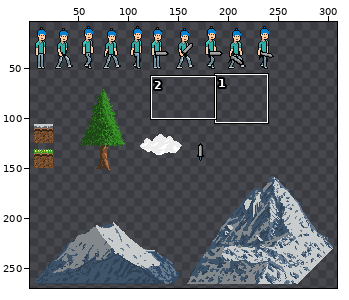
Two states of a sprite sheet, prima_endaufgabe_grether_benedikt/Assets/Sprite/allSprites.png. Above: a wide view before the commit, with the close-up outlined.
Close-up. Before the commit:
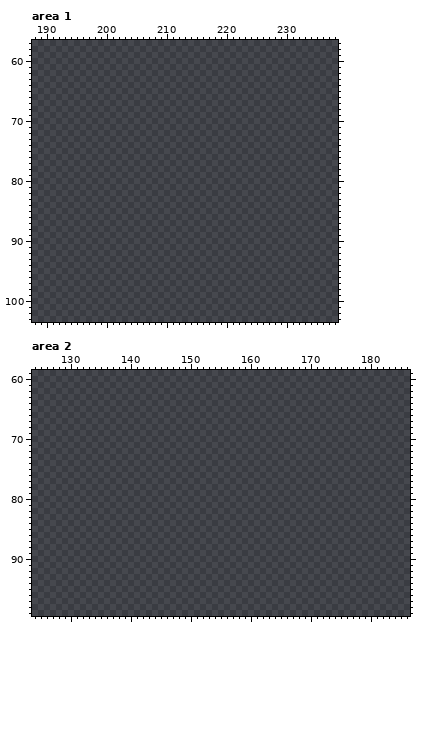
The file is 327x279 pixels. Pixels under 10% opacity are left out. Colours within 5 levels of each other are drawn and written as one. Shown: area 1: x 188..238, y 57..103; area 2: x 124..186, y 59..99. The wide view leaves out empty margins.
Palette (. is transparent): 
Pixels before, area 2 (only the part around the change), first column x 124:
 59 ...............................................................
 60 ...............................................................
 61 ...............................................................
 62 ...............................................................
 63 ...............................................................
 64 ...............................................................
 65 ...............................................................
 66 ...............................................................
 67 ...............................................................
 68 ...............................................................
 69 ...............................................................
 70 ...............................................................
 71 ...............................................................
 72 ...............................................................
 73 ...............................................................
 74 ...............................................................
 75 ...............................................................
 76 ...............................................................
 77 ...............................................................
 78 ...............................................................
 79 ...............................................................
 80 ...............................................................
 81 ...............................................................
 82 ...............................................................
 83 ...............................................................
 84 ...............................................................
 85 ...............................................................
 86 ...............................................................
 87 ...............................................................
 88 ...............................................................
 89 ...............................................................
 90 ...............................................................
 91 ...............................................................
 92 ...............................................................
 93 ...............................................................
 94 ...............................................................
 95 ...............................................................
 96 ...............................................................
 97 ...............................................................
 98 ...............................................................
 99 ...............................................................
And afterwards:
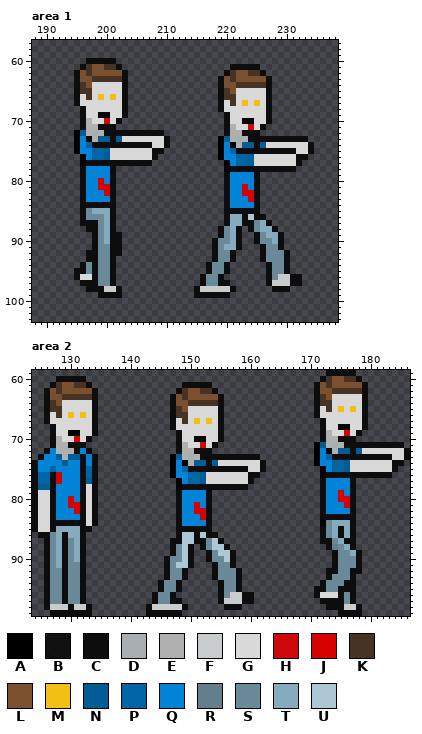
Colours new in this view: A #000000  B #0d0d0ded  C #0d0d0d  D #a9aeb2  E #b0b0b0  F #c8cccc  G #d9d9d9  H #ce070a  J #d60202  K #463323  L #7a502f  M #f2bf15  N #025d96  P #0065a5  Q #0184d7  R #637f8c  S #6b8a99  T #86abbe  U #aec7d4
Message: Add Zombie to Sprite , change zombie Velocity to 0.5
Change:
Changed rows in their new state; - is an unchanged pixel.
Area 1:
first column x 195:
 60 --CCCCC---------------------------------
 61 -CKLLKKC------------------CCCCC---------
 62 CLKLLLLLC----------------CKLLKKC--------
 63 CLLKKKKKC---------------CLKLLLLLC-------
 64 CKLGGGGGC---------------CLLKKKKKC-------
 65 CKKGGGGGC---------------CKLGGGGGC-------
 66 CGKGMGMGC---------------CKKGGGGGC-------
 67 CGGGGGGGC---------------CGKGMGMGC-------
 68 -CGGGGGGC---------------CGGGGGGGC-------
 69 -CGGAAGGC----------------CGGGGGGC-------
 70 -CEGGHGC-----------------CGGAAGGC-------
 71 -CEECCC------------------CEGGHGC--------
 72 ANEDECCCCCCCCCC----------CEECCC---------
 73 AQAENNCNGGGGGGGC--------ANEDECCCCCCCCCC-
 74 AQPCCCCCCCCCCGGC--------AQAENNCNGGGGGGGC
 75 AQQPPNGGGGGGGCC---------AQPCCCCCCCCCCGGC
 76 -AQPPNGGGGGGGC----------AQQPPNGGGGGGGCC-
 77 -ACCCCCCCCCCC------------AQPPNGGGGGGGC--
 78 -CQQQQC------------------ACCCCCCCCCCC---
 79 -CQQQQC------------------CQQQQC---------
 80 -CQQJQC------------------CQQQQC---------
 81 -CQQJJC------------------CQQJQC---------
 82 -CQQQJC------------------CQQJJC---------
 83 -CQQQQC------------------CQQQJC---------
 84 -CCCCCC------------------CQQQQC---------
 85 -CSTTTC------------------CCCCCC---------
 86 -CSSSTC------------------CTTCUCC--------
 87 -CCCSTC------------------CTTCCSTC-------
 88 --CCSTC-----------------CSTC-CSTTC------
 89 ---CSTCC----------------CSTC--CSTTC-----
 90 ---CSTCC---------------CSSTC--CSSTC-----
 91 ---CSSCC---------------CSTTC---CSSC-----
 92 --CCSSCC---------------CSSC----CSSSC----
 93 --CCSSC----------------CSSC----CSSSC----
 94 -CSCSSC---------------CSSC------CSSC----
 95 CCSCSSC---------------CSSC------CSSC----
 96 CGGCSSC--------------CSSC-------CSFFCC--
 97 -CCCSSC--------------CSSBC------CFFFCC--
 98 --CCCFFC------------CFFFFFC------CCC----
 99 ----CCCC------------CCCCCC--------------
Area 2:
first column x 124:
 59 -------------------------------------------------CCCCC---------
 60 ----CCCCC---------------------------------------CKLLKKC--------
 61 ---CKLLKKC---------------CCCCC-----------------CLKLLLLLC-------
 62 --CLKLLLLLC-------------CKLLKKC----------------CLLKKKKKC-------
 63 --CLLKKKKKC------------CLKLLLLLC---------------CKLGGGGGC-------
 64 --CKLGGGGGC------------CLLKKKKKC---------------CKKGGGGGC-------
 65 --CKKGGGGGC------------CKLGGGGGC---------------CGKGMGMGC-------
 66 --CGKGMGMGC------------CKKGGGGGC---------------CGGGGGGGC-------
 67 --CGGGGGGGC------------CGKGMGMGC----------------CGGGGGGC-------
 68 ---CGGGGGGC------------CGGGGGGGC----------------CGGAAGGC-------
 69 ---CGGAAGGC-------------CGGGGGGC----------------CEGGHGC--------
 70 ---CEGGJGC--------------CGGAAGGC----------------CEECCC---------
 71 ---CEECCC---------------CEGGHGC----------------ANEDECCCCCCCCCC-
 72 --CQEEECQC--------------CEECCC-----------------AQAENNCNGGGGGGGC
 73 -CQQNENNCQC------------ANEDECCCCCCCCCC---------AQPCCCCCCCCCCGGC
 74 CQQQQNQQCQC------------AQAENNCNGGGGGGGC--------AQQPPNGGGGGGGCC-
 75 CQQPQQQQCPC------------AQPCCCCCCCCCCGGC---------AQPPNGGGGGGGC--
 76 CPPCJQQQCPC------------AQQPPNGGGGGGGCC----------ACCCCCCCCCCC---
 77 CPPCJQQQCNC-------------AQPPNGGGGGGGC-----------CQQQQC---------
 78 CNNCQQQQCGC-------------ACCCCCCCCCCC------------CQQQQC---------
 79 CGGCQQQQCGC-------------CQQQQC------------------CQQJQC---------
 80 CGGCQQJQCGC-------------CQQQQC------------------CQQJJC---------
 81 CGGCQQJJCGC-------------CQQJQC------------------CQQQJC---------
 82 CGGCQQQJCGC-------------CQQJJC------------------CQQQQC---------
 83 CGGCQQQQCGC-------------CQQQJC------------------CCCCCC---------
 84 CGGCCCCCCGC-------------CQQQQC------------------ASTTTC---------
 85 CGGCTTTTCC--------------CCCCCC------------------CSTCTC---------
 86 -CCSTCTTC---------------CUUCUCC-----------------CSTCTC---------
 87 --CSTCSTC--------------CCUUCCSUC----------------CCSTCC---------
 88 --CSTCSTC--------------CSUC-CSUUC----------------CRSTC---------
 89 --CSTCSTC--------------CSUC--CSUUC----------------CSSTC--------
 90 --CSTCSTC-------------CSSUC--CSSUC----------------CSSSC--------
 91 --CSTCSSC-------------CSUUC---CSSC----------------CSSSC--------
 92 --CSSCSSC-------------CSSC----CSSSC--------------CCSSCC--------
 93 --CSSCSSC-------------CSSC----CSSSC--------------CSSSC---------
 94 --CSSCSSC------------CSSC------CSSC-------------CSSSCC---------
 95 --CSSCSSC------------CSSC------CSSC------------CCSSCCC---------
 96 --CSSCSSC-----------CSSC-------CSFFCC----------CGGGCSC---------
 97 --CSSCSSC-----------CSSBC------CFFFCC-----------CCCCSC---------
 98 --CFFFCFFC---------CFFFFFC------CCC--------------CCCFFC--------
 99 ---CCCCCCC---------CCCCCC--------------------------CCCC--------
Changed places in both close-ups, as pixel boxes (x1, y1, x2, y2):
added: (74, 58, 170, 298)
added: (194, 64, 314, 298)
added: (314, 370, 410, 616)
added: (32, 376, 98, 616)
added: (146, 382, 266, 616)
